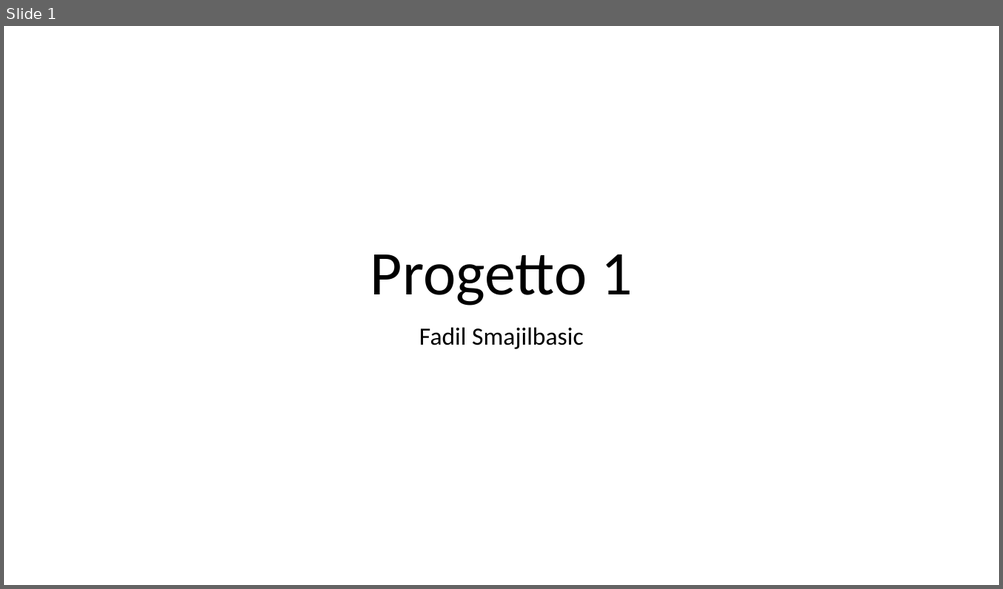
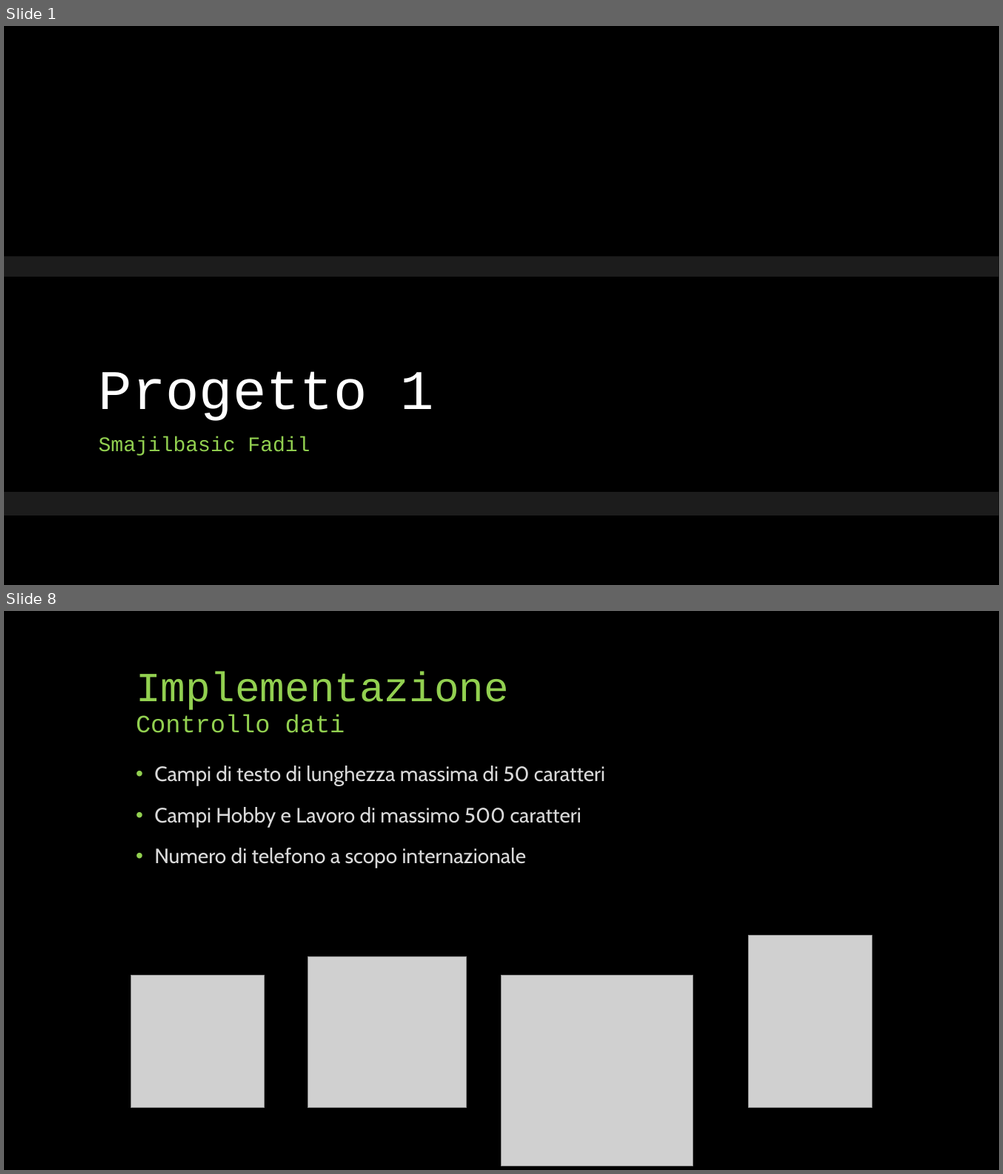
Before and after one commit to FadilSmajilbasic/Progetto1, a slide deck: Documentazione/Presentazione.pptx. Shown one above the other, each under a label of ours: slide 1 before the commit, slides 1 and 8 after it; the slides between them are not shown. The pictures are 1003x589 and 1003x1174 pixels, drawn with LibreOffice and Linux fonts; fonts in the diff are those of the drawing; grey boxes stand for pictures; background and template pictures are left out. Boxes give left, top, right and bottom in pixels: in the first picture for what was removed or moved away, otherwise in the second. Text is boxed around its words. In the diff, an @@ line names an element or a change of style, - is before the commit and + after.

```diff
--- a/Documentazione/Presentazione.pptx
+++ b/Documentazione/Presentazione.pptx
@@ slide 8 added at [4,611,999,1170], background #000000 @@
@@ title added at [136,672,509,733], 40 pt, text #92D050 @@
+Implementazione
+Controllo dati
@@ text added at [154,766,605,869], 20 pt, text #D9D9D9 @@
+• Campi di testo di lunghezza massima di 50 caratteri
+• Campi Hobby e Lavoro di massimo 500 caratteri
+• Numero di telefono a scopo internazionale
@@ picture added at [748,936,872,1108] @@
@@ picture added at [307,957,466,1108] @@
@@ picture added at [131,976,264,1109] @@
@@ picture added at [502,975,693,1166] @@
@@ slide 1 changed as well @@
@@ background #FFFFFF to picture (left out) @@
@@ rectangle added at [4,257,999,516], fill #262626 at 75% opacity @@
@@ rectangle added at [4,277,999,492], fill #000000 @@
@@ title "Progetto 1": place and size @@
-title "Progetto 1" at [370,255,632,306]
+title "Progetto 1" at [99,372,434,421]
@@ title "Progetto 1" at [99,372,434,421]: size 60 to 54 pt, font Calibri to Courier New, text colour #000000 to #FFFFFF; alignment centre to left; line spacing 0.9 to 0.8 @@
@@ subtitle at [99,437,310,456]: text changed; size 24 to 20 pt; font Calibri to Courier New; text colour #000000 to #92D050 @@
-Fadil Smajilbasic
+Smajilbasic Fadil
```
Also in this commit, not shown: 8 other slides added, 1 slide removed, 6 other files.
